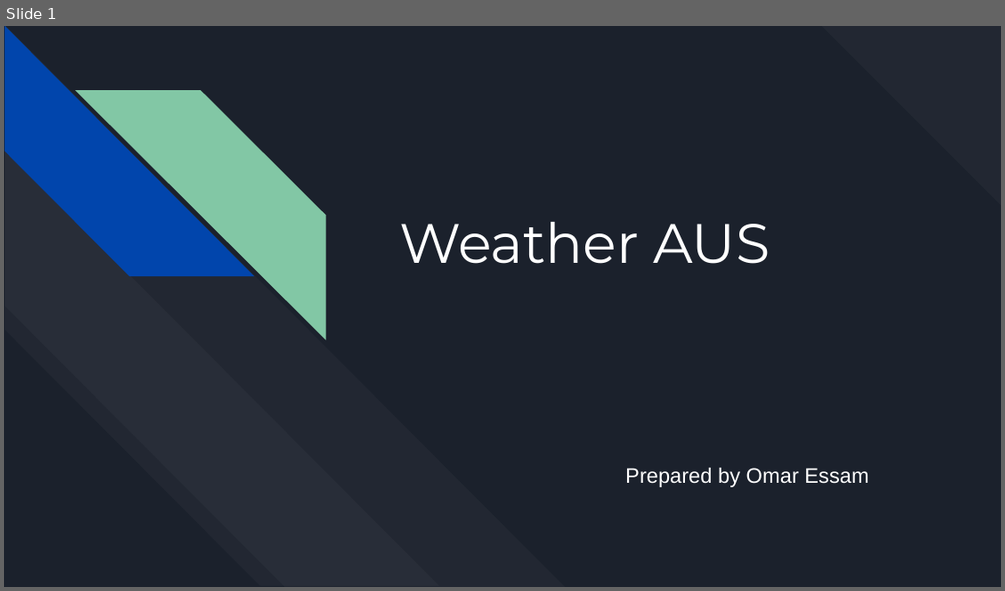
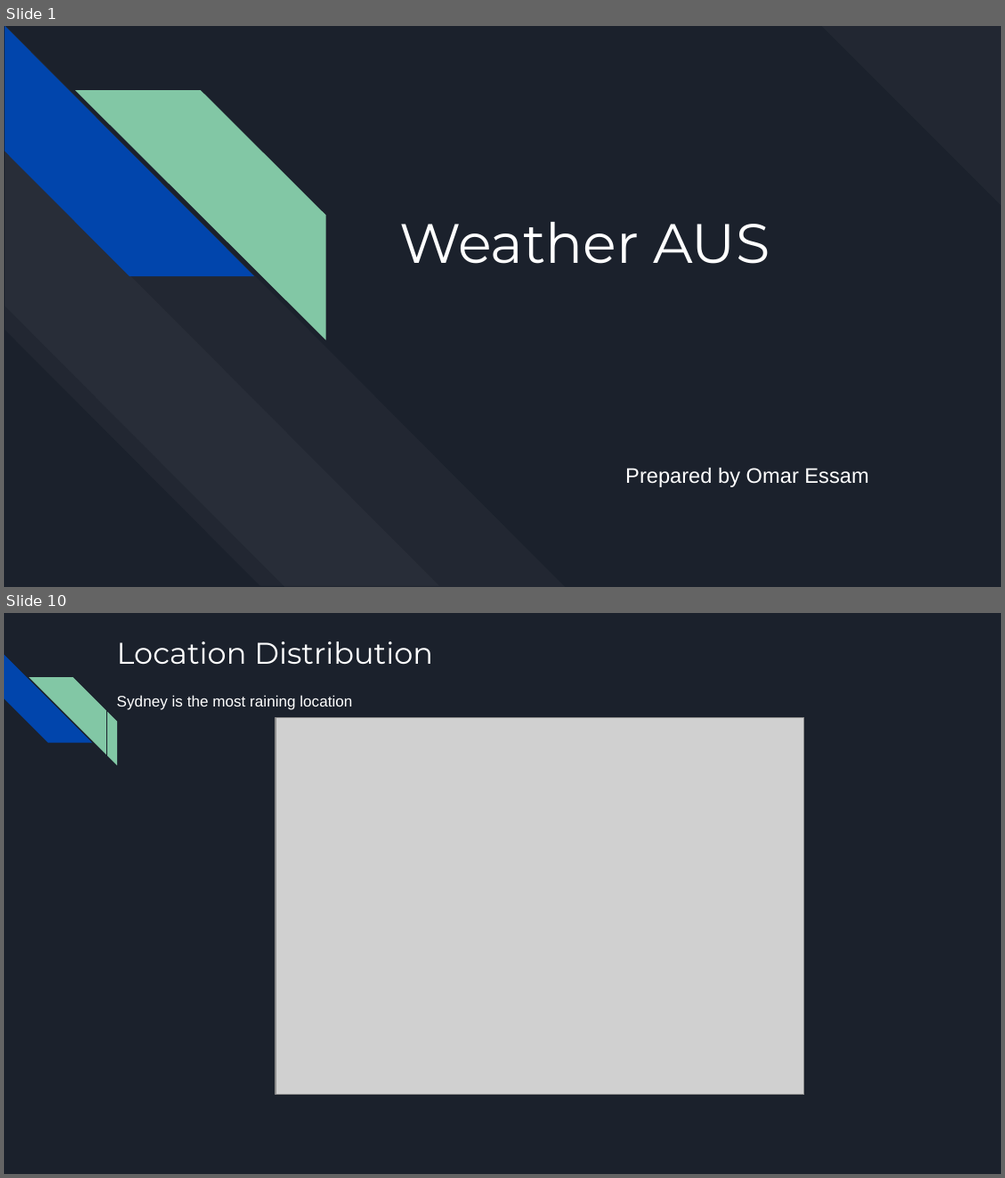
Before and after one commit to OmarEssam-20/weather-aus, a slide deck: WeatherAUS.pptx. Shown one above the other, each under a label of ours: slide 1 before the commit, slides 1 and 10 after it; the slides between them are not shown. The pictures are 1005x591 and 1005x1178 pixels, drawn with LibreOffice and Linux fonts; fonts in the diff are those of the drawing; grey boxes stand for pictures. Boxes give left, top, right and bottom in pixels: in the first picture for what was removed or moved away, otherwise in the second. Text is boxed around its words. In the diff, an @@ line names an element or a change of style, - is before the commit and + after.

```diff
--- a/WeatherAUS.pptx
+++ b/WeatherAUS.pptx
@@ slide 10 added at (4,613,1001,1174), background #1B212C @@
@@ diag stripe added at (4,655,92,743), fill #0145AC @@
@@ title added at (117,641,433,664), 21.6 pt, text #FFFFFF @@
+Location Distribution
@@ diag stripe added at (29,677,117,764), fill #82C7A5 @@
@@ text added at (106,679,973,1161), outline #1B212C 0.75 pt, 11 pt, text #FFFFFF @@
+Sydney is the most raining location
@@ picture added at (275,718,803,1094) @@
```
Also in this commit, not shown: 3 slides changed, 24 other slides added, 3 slides removed.
